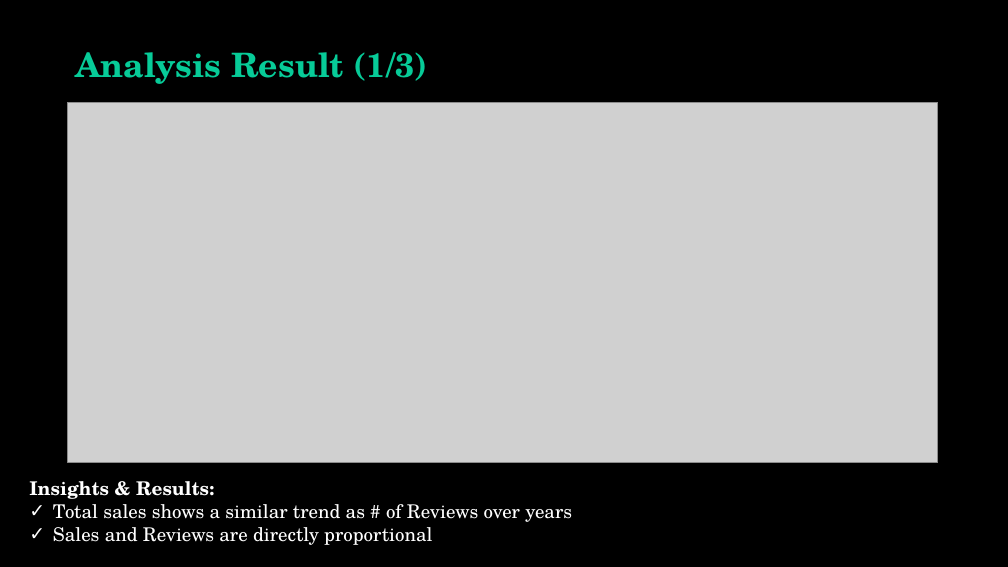
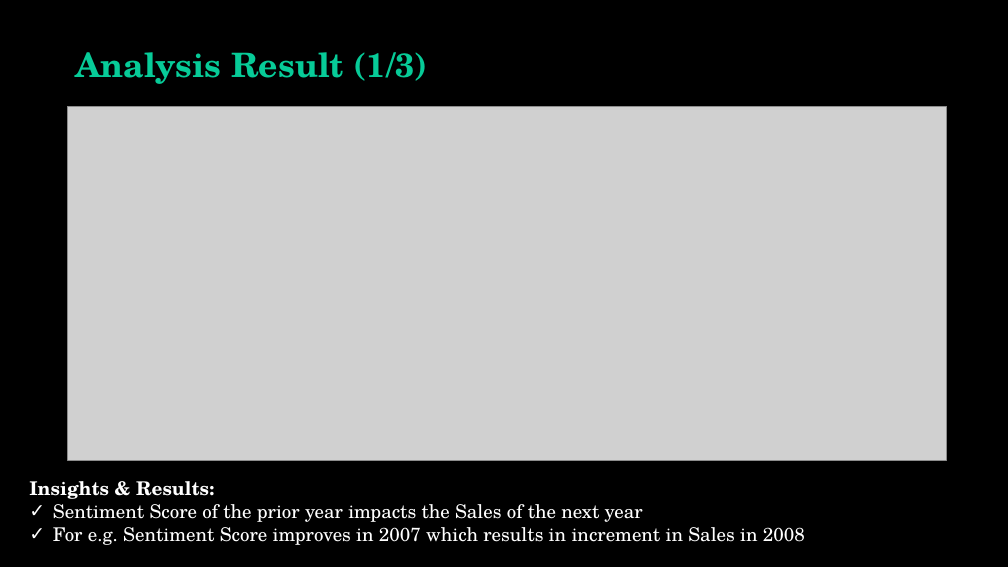
Before and after one commit to vibhutivadje/Text_Mining_Project, a slide deck: slide 19 of Text_Mining_Presentation.pptx. Drawn at 1008x567 pixels with LibreOffice and Linux fonts; fonts in the diff are those of the drawing; grey boxes stand for pictures; background and template pictures are left out. Boxes give left, top, right and bottom in pixels: in the first picture for what was removed or moved away, otherwise in the second. Text is boxed around its words. In the diff, an @@ line names an element or a change of style, - is before the commit and + after.

```diff
--- a/Text_Mining_Presentation.pptx
+++ b/Text_Mining_Presentation.pptx
@@ picture: place and size @@
-picture at bbox=[67, 102, 938, 462]
+picture at bbox=[67, 107, 947, 461]
@@ text at bbox=[53, 504, 805, 545]: text changed @@
-✓ Total sales shows a similar trend as # of Reviews over years
-✓ Sales and Reviews are directly proportional
+✓ Sentiment Score of the prior year impacts the Sales of the next year
+✓ For e.g. Sentiment Score improves in 2007 which results in increment in Sales in 2008
```
Also in this commit, not shown: 8 other slides changed, 1 other file.
